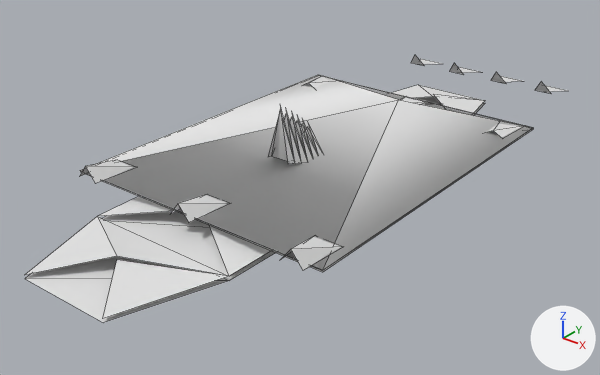
The OBJ model GameData/Meshes/Designs/solari/solari_scout_mk2_17.obj, before and after one commit.
One viewpoint serves both versions: a 50 mm camera at (1.97, -2.6, 1.47) aimed at (-0.04, -0.08, -0.1). Arrows for +X, +Y and +Z are at lower right; the lights stay in place. The first picture is the older version. Mesh edges are drawn as thin lines. Where no turn or scale is listed for an object, it has been applied to the vertices. Vertices at exactly the same position are counted once.

The first picture shows 'solari_scout_mk2_17'.
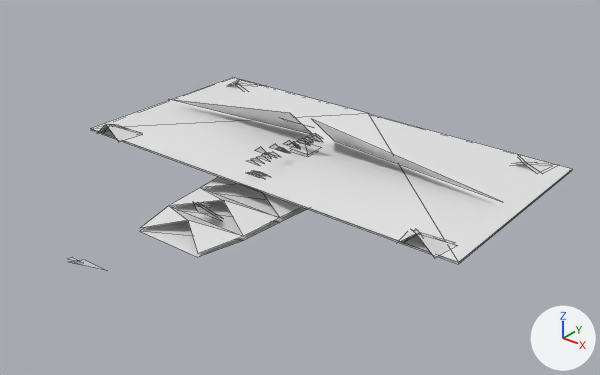
What the commit changed:
me_solari_scout_mk2_17 is used by ob_solari_scout_mk2_17; location (0.0, 0.0, 0.0).
me_solari_scout_mk2_17 had 143 vertices, 95 faces and spanned x -0.61..0.61, y -1.34..1.58, z 0.0..0.35.
me_solari_scout_mk2_17 now has 384 vertices, 174 faces and spans x -0.93..0.93, y -1.3..0.6, z 0.0..0.26.
me_solari_scout_mk2_17 part 1: the loose piece of 5 vertices spanning x -0.57..-0.45, y 0.58..0.78, z 0.08..0.1 is scaled about the mesh origin by (1.52, 0.58, 1.07).
me_solari_scout_mk2_17 part 2: the loose piece of 5 vertices spanning x 0.45..0.57, y 0.58..0.78, z 0.08..0.1 is scaled about the mesh origin by (1.52, 0.58, 1.07).
me_solari_scout_mk2_17 part 3: the loose piece of 5 vertices spanning x -0.57..-0.45, y -0.82..-0.62, z 0.08..0.14 is scaled about its middle by (1.52, 0.58, 1.07), then moved by (-0.27, 0.28, 0.01).
me_solari_scout_mk2_17 part 4: the loose piece of 5 vertices spanning x 0.45..0.57, y -0.82..-0.62, z 0.08..0.14 is scaled about its middle by (1.52, 0.58, 1.07), then moved by (0.27, 0.28, 0.01).
me_solari_scout_mk2_17 part 5: the loose piece of 5 vertices spanning x -0.06..0.06, y 0.58..0.78, z 0.08..0.1 is scaled about its middle by (1.24, 0.516, 0.918), then moved by (-0.78, -0.31, 0.0).
me_solari_scout_mk2_17 part 6: the loose piece of 5 vertices spanning x -0.06..0.06, y -0.82..-0.62, z 0.08..0.14 is scaled about its middle by (1.24, 0.516, 0.402), then moved by (0.78, 1.09, -0.01).
me_solari_scout_mk2_17 part 7: the loose piece of 5 vertices spanning x -0.57..-0.45, y -0.82..-0.62, z 0.08..0.14 is copied, and the copy is scaled about its middle by (1.24, 0.516, 0.937), then moved by (-0.27, 0.3, 0.0); it spans x -0.86..-0.7, y -0.48..-0.37, z 0.08..0.14.
me_solari_scout_mk2_17 part 8: the loose piece of 5 vertices spanning x 0.45..0.57, y -0.82..-0.62, z 0.08..0.14 is copied, and the copy is scaled about its middle by (1.24, 0.516, 0.937), then moved by (0.27, 0.3, 0.0); it spans x 0.7..0.86, y -0.48..-0.37, z 0.08..0.14.
me_solari_scout_mk2_17 part 9: the loose piece of 26 vertices spanning x -0.36..0.36, y -1.34..1.13, z 0.01..0.07 is rebuilt with 26 vertices and now spans x -0.23..0.23, y -0.88..0.6, z 0.01..0.07.
me_solari_scout_mk2_17 part 10: the loose piece of 14 vertices spanning x -0.36..0.36, y -1.34..1.13, z 0.0 is rebuilt with 18 vertices and now spans x -0.23..0.23, y -0.88..0.6, z 0.0.
me_solari_scout_mk2_17 part 11: the loose piece of 9 vertices spanning x -0.61..0.61, y -0.78..0.78, z 0.07..0.12 is rebuilt with 5 vertices and now spans x -0.93..0.93, y -0.48..0.45, z 0.08..0.13.
me_solari_scout_mk2_17 part 12: 9 loose pieces with 38 vertices, spanning x -0.46..0.46, y -0.28..1.58, z 0.0..0.09, are deleted.
me_solari_scout_mk2_17 part 13: 26 vertices removed from x -0.09..0.09, y -0.28..-0.07, z 0.06..0.35; 295 vertices added at x -0.93..0.93, y -1.3..0.45, z 0.0..0.26.

Location of each change, (x1, y1, x2, y2) in pixels of the pictures (600 x 375 px; the box of a moved part takes in the faces that stretch with it):
'solari_scout_mk2_17', reshaped (7% narrower, 27% shorter): before (25, 55, 569, 322); after (68, 77, 572, 271)
part 1 of me_solari_scout_mk2_17, moved or reshaped: before (307, 76, 342, 88); after (230, 80, 256, 89)
part 2 of me_solari_scout_mk2_17, moved or reshaped: before (487, 120, 524, 138); after (515, 157, 555, 172)
part 3 of me_solari_scout_mk2_17, moved or reshaped: before (79, 160, 133, 183); after (97, 124, 139, 142)
part 4 of me_solari_scout_mk2_17, moved or reshaped: before (279, 236, 341, 270); after (396, 229, 455, 258)
part 5 of me_solari_scout_mk2_17, moved or reshaped: before (400, 96, 427, 104); after (231, 83, 244, 89)
part 6 of me_solari_scout_mk2_17, moved or reshaped: before (171, 195, 227, 222); after (516, 162, 538, 172)
part 7 of me_solari_scout_mk2_17, added: after (105, 124, 139, 133)
part 8 of me_solari_scout_mk2_17, added: after (405, 230, 453, 243)
part 9 of me_solari_scout_mk2_17, rebuilt: before (25, 85, 485, 319); after (140, 177, 301, 254)
part 10 of me_solari_scout_mk2_17, rebuilt: before (25, 97, 485, 322); after (140, 184, 307, 257)
part 11 of me_solari_scout_mk2_17, rebuilt (6% wider, 6% shorter): before (80, 75, 533, 272); after (90, 77, 572, 262)
part 12 of me_solari_scout_mk2_17, deleted: before (411, 55, 569, 94)
part 13 of me_solari_scout_mk2_17, reshaped: before (268, 105, 323, 164); after (68, 99, 572, 271)
